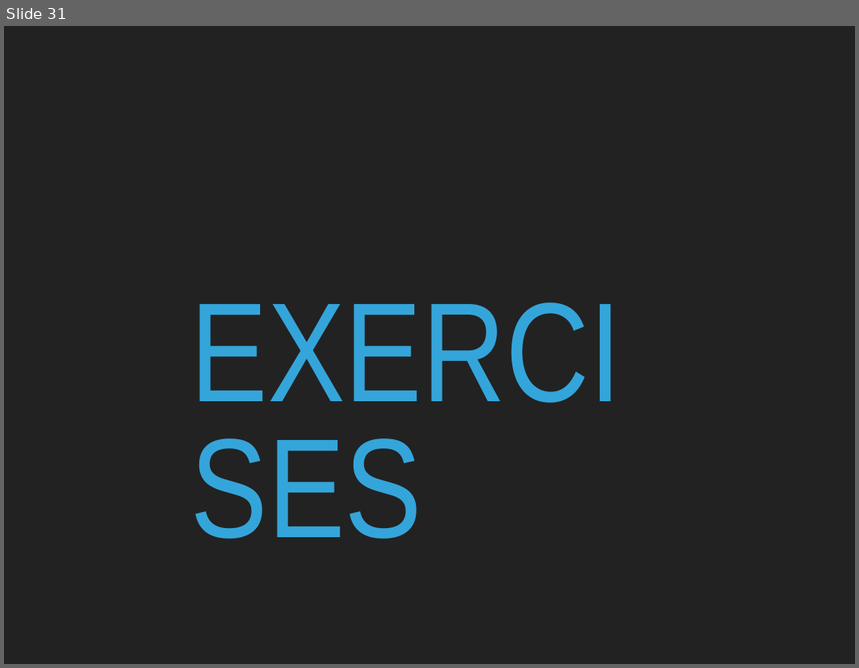
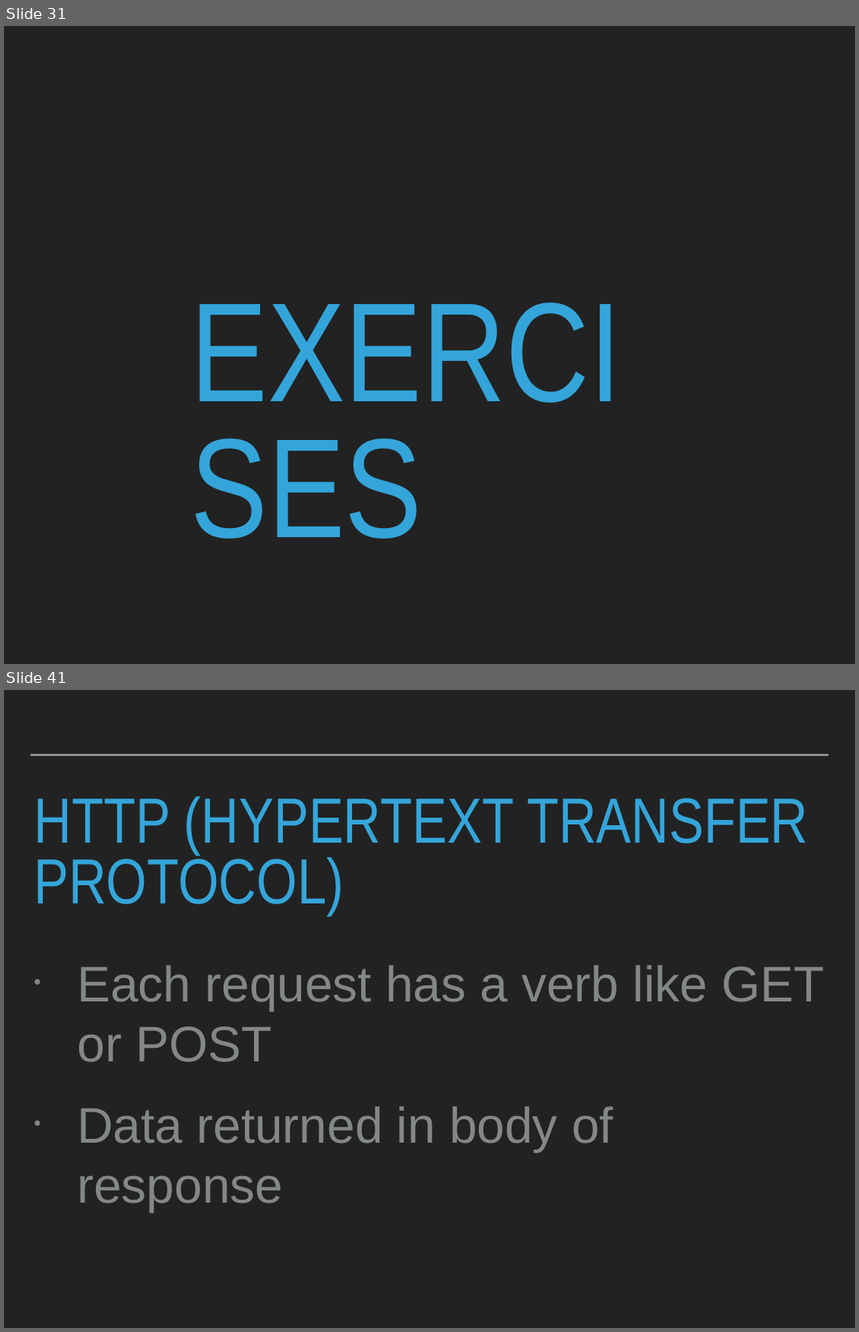
Before and after one commit to robcarrington/python-for-data-science, a slide deck: Session4/Session4_Slides.pptx. Shown one above the other, each under a label of ours: slide 31 before the commit, slides 31 and 41 after it; the slides between them are not shown. The pictures are 859x668 and 859x1332 pixels, drawn with LibreOffice and Linux fonts; fonts in the diff are those of the drawing. Boxes give left, top, right and bottom in pixels: in the first picture for what was removed or moved away, otherwise in the second. Text is boxed around its words. In the diff, an @@ line names an element or a change of style, - is before the commit and + after.

```diff
--- a/Session4/Session4_Slides.pptx
+++ b/Session4/Session4_Slides.pptx
@@ slide 41 added at <box>4,690,855,1328</box>, background #222222 @@
@@ line added from (31, 755) to (829, 755), #A6AAA9 2 pt @@
@@ title added at <box>34,796,808,916</box>, 76.8 pt, text #34A5DA @@
+HTTP (HYPERTEXT TRANSFER PROTOCOL)
@@ text added at <box>78,965,825,1212</box>, 60.2 pt, text #838787 @@
+• Each request has a verb like GET or POST
+• Data returned in body of response
```
Also in this commit, not shown: 34 slides changed, 15 other slides added, 3 other files.
